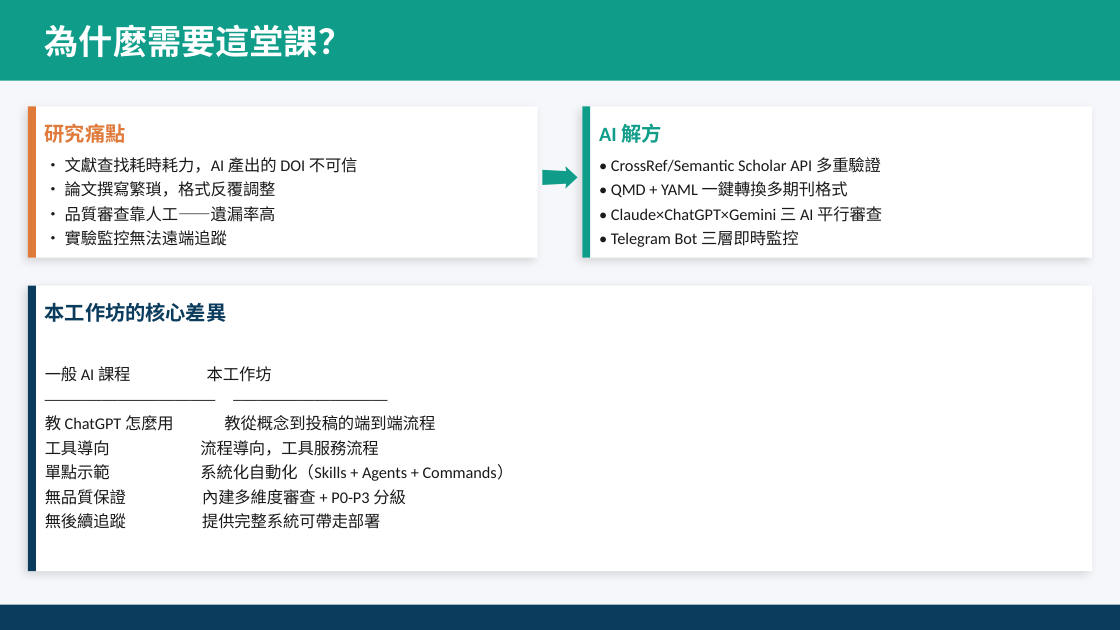
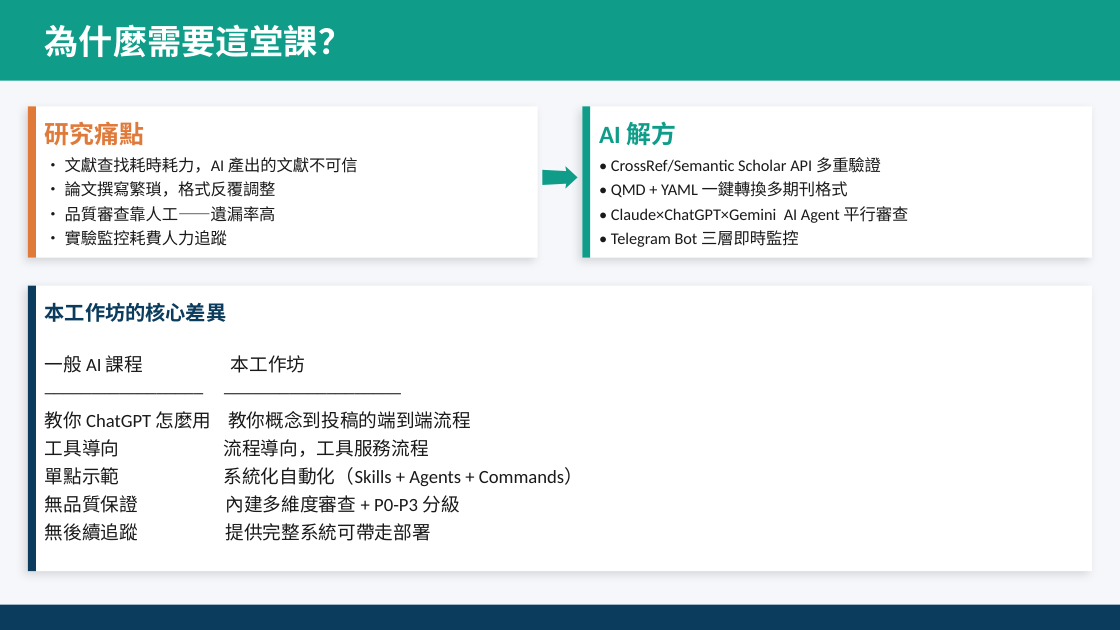
Before and after one commit to ai-cooperation/paperlab, a slide deck: slide 9 of dist/AI_Research_Workshop_Course_Intro.pptx (slide 2 before the commit). Drawn at 1120x630 pixels with LibreOffice and Linux fonts; fonts in the diff are those of the drawing. Boxes give left, top, right and bottom in pixels: in the first picture for what was removed or moved away, otherwise in the second. Text is boxed around its words. In the diff, an @@ line names an element or a change of style, - is before the commit and + after.

```diff
--- a/dist/AI_Research_Workshop_Course_Intro.pptx
+++ b/dist/AI_Research_Workshop_Course_Intro.pptx
@@ text "研究痛點" at <box>45,122,144,145</box>: size 13 to 16 pt @@
@@ text "AI 解方" at <box>599,121,676,146</box>: size 13 to 16 pt @@
@@ text at <box>65,157,358,173</box>: text changed @@
-• 文獻查找耗時耗力，AI 產出的 DOI 不可信
+• 文獻查找耗時耗力，AI 產出的文獻不可信
@@ text at <box>611,206,908,223</box>: text changed @@
-• Claude×ChatGPT×Gemini 三 AI 平行審查
+• Claude×ChatGPT×Gemini AI Agent 平行審查
@@ text at <box>65,230,227,246</box>: text changed @@
-• 實驗監控無法遠端追蹤
+• 實驗監控耗費人力追蹤
@@ text at <box>45,355,583,541</box>: size 10.5 to 12 pt in "一般 AI 課程 本工作坊", "工具導向 流程導向，工具服務流程", "單點示範 系統化自動化（Skills + Agents + Commands）", "無品質保證 內建多維度審查 + P0-P3 分級" and 1 more places @@
@@ text at <box>45,411,470,429</box>: text changed; size 10.5 to 12 pt @@
-───────────────────── ───────────────────
-教 ChatGPT 怎麼用 教從概念到投稿的端到端流程
+───────────────── ───────────────────
+教你 ChatGPT 怎麼用 教你概念到投稿的端到端流程
```
Also in this commit, not shown: 15 other slides changed, 7 slides added, 15 other files.
